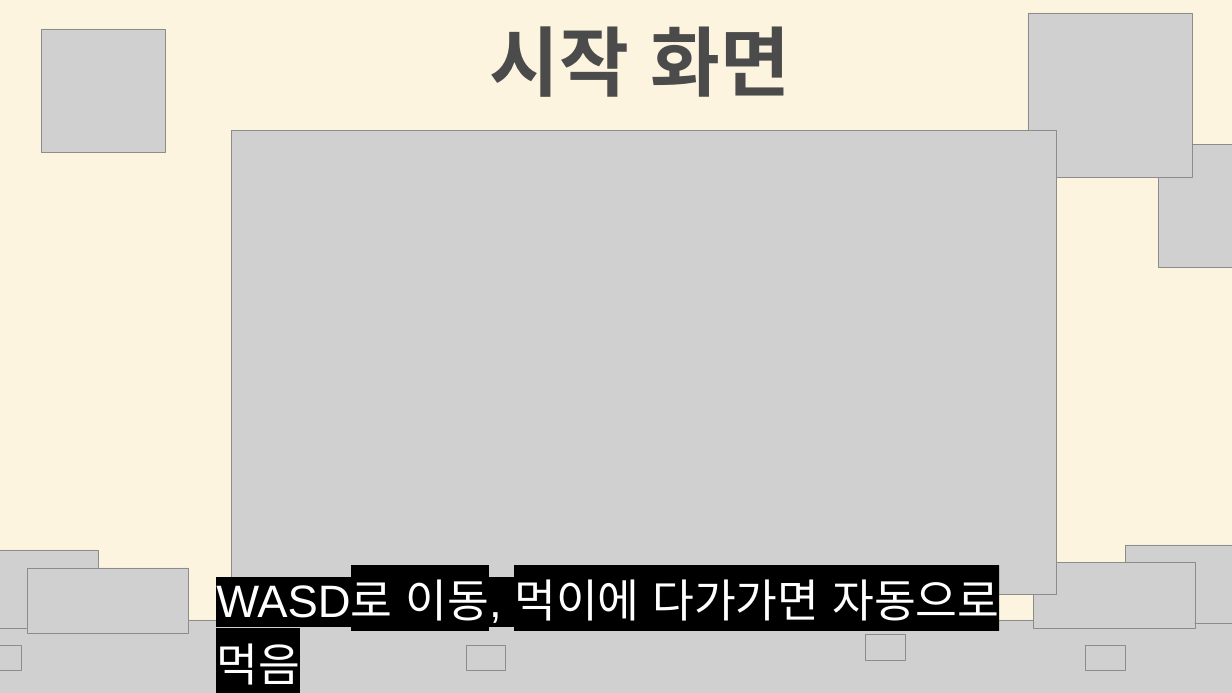
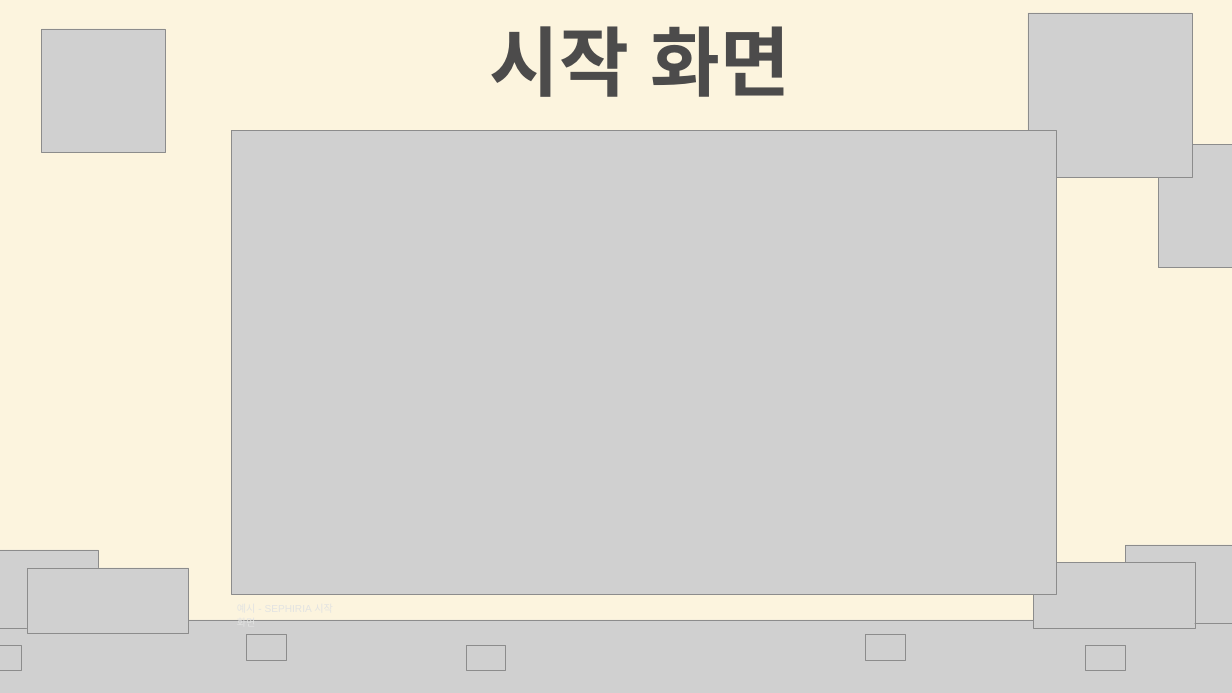
Before and after one commit to choie1346/2DGP_Project, a slide deck: slide 3 of 2DGP_닭의꿈.pptx. Drawn at 1232x693 pixels with LibreOffice and Linux fonts; fonts in the diff are those of the drawing; grey boxes stand for pictures. Boxes give left, top, right and bottom in pixels: in the first picture for what was removed or moved away, otherwise in the second. Text is boxed around its words. In the diff, an @@ line names an element or a change of style, - is before the commit and + after.

```diff
--- a/2DGP_닭의꿈.pptx
+++ b/2DGP_닭의꿈.pptx
@@ text removed at (216,571,999,685) @@
-WASD로 이동, 먹이에 다가가면 자동으로 먹음
```
Also in this commit, not shown: 1 other file.
